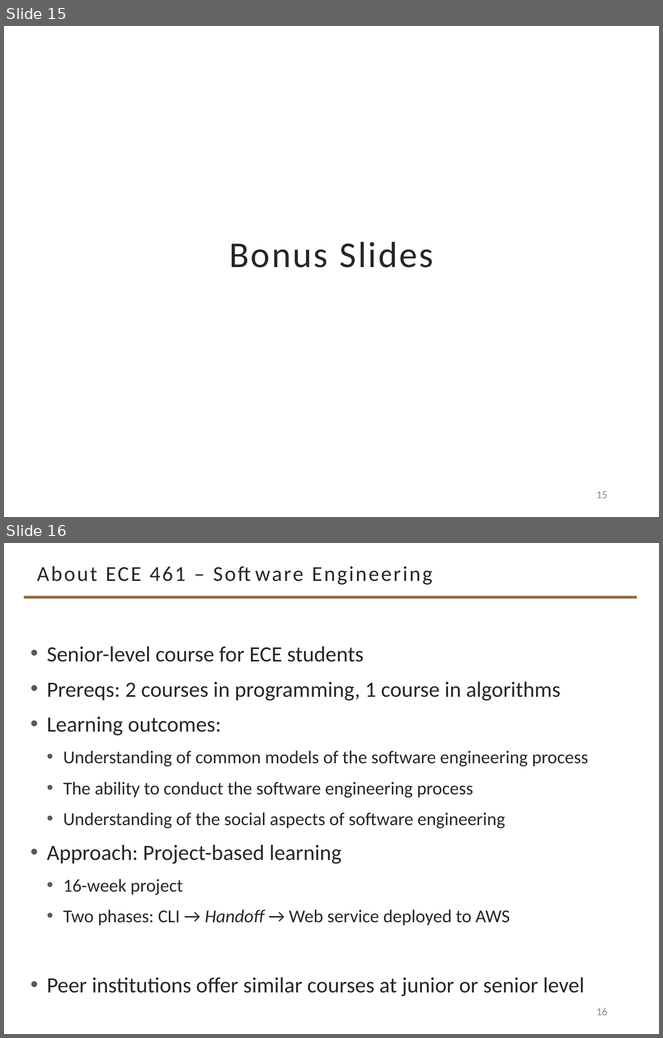
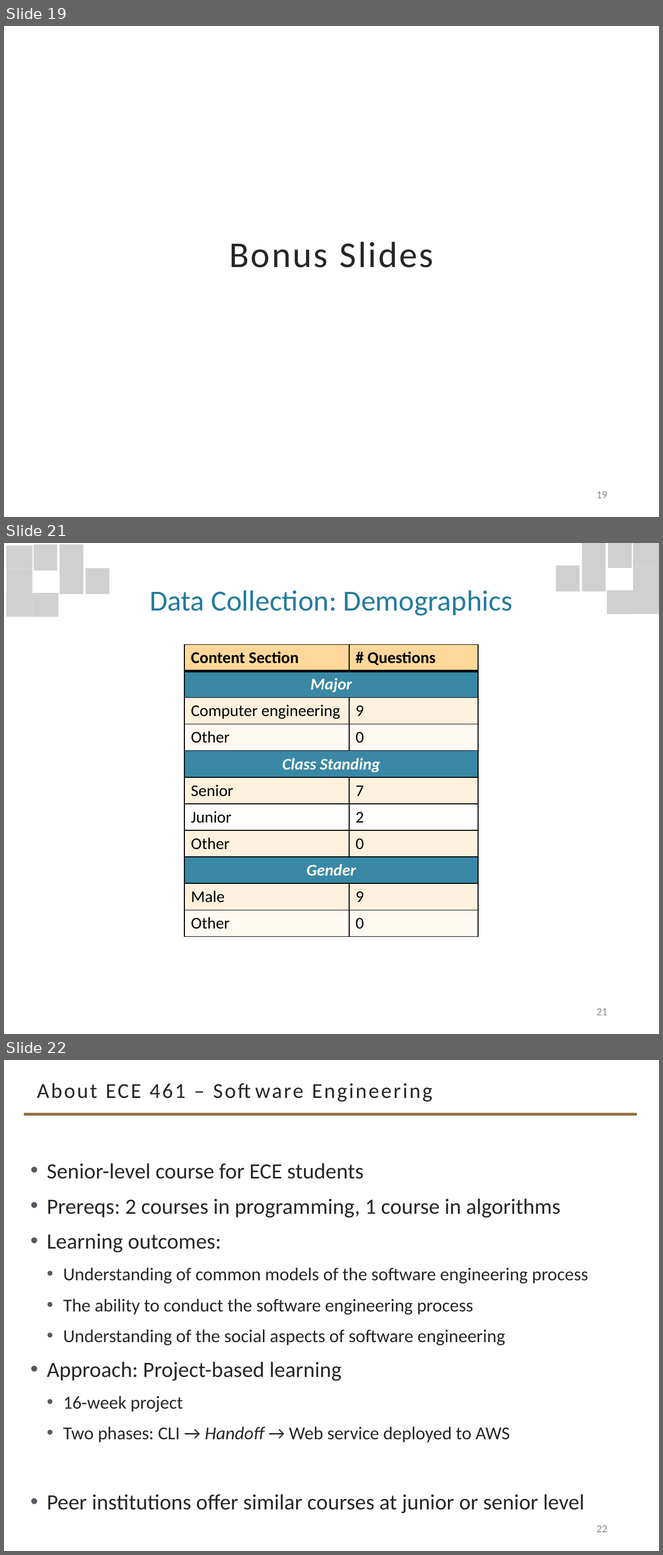
Before and after one commit to davisjam/davisjam.github.io, a slide deck: files/publications/TanayArinzeJoshiDavisDavis-LLMEducation-ASEE2024-slides.pptx. Shown one above the other, each under a label of ours: slides 15 and 16 before the commit, slides 19, 21 and 22 after it; the slides between them are not shown. The pictures are 663x1038 and 663x1555 pixels, drawn with LibreOffice and Linux fonts; fonts in the diff are those of the drawing; grey boxes stand for pictures; background and template pictures are left out. Boxes give left, top, right and bottom in pixels: in the first picture for what was removed or moved away, otherwise in the second. Text is boxed around its words. In the diff, an @@ line names an element or a change of style, - is before the commit and + after.

```diff
--- a/files/publications/TanayArinzeJoshiDavisDavis-LLMEducation-ASEE2024-slides.pptx
+++ b/files/publications/TanayArinzeJoshiDavisDavis-LLMEducation-ASEE2024-slides.pptx
@@ slide 21 added at [4, 543, 659, 1034], background #FFFFFF @@
@@ group added at [6, 546, 111, 617]: 8 pictures @@
@@ subtitle added at [150, 590, 513, 616], 32 pt, text #237C9D @@
+Data Collection: Demographics
@@ group added at [555, 543, 659, 614]: 8 pictures @@
@@ table added at [184, 644, 478, 933], 11 rows, 2 columns @@
+Content Section | # Questions
+Major | 
+Computer engineering | 9
+Other | 0
+Class Standing | 
+Senior | 7
+Junior | 2
+Other | 0
+Gender | 
+Male | 9
+Other | 0
@@ page number added at [597, 1008, 608, 1016], 12 pt, text #8C8C8C @@
+21
@@ what was slide 15 is now slide 19 @@
@@ page number at [597, 491, 608, 499]: text changed @@
-15
+19
@@ what was slide 16 is now slide 22 @@
@@ page number at [597, 1525, 608, 1533]: text changed @@
-16
+22
```
Also in this commit, not shown: 5 slides changed, 14 other slides added, 10 slides removed.
